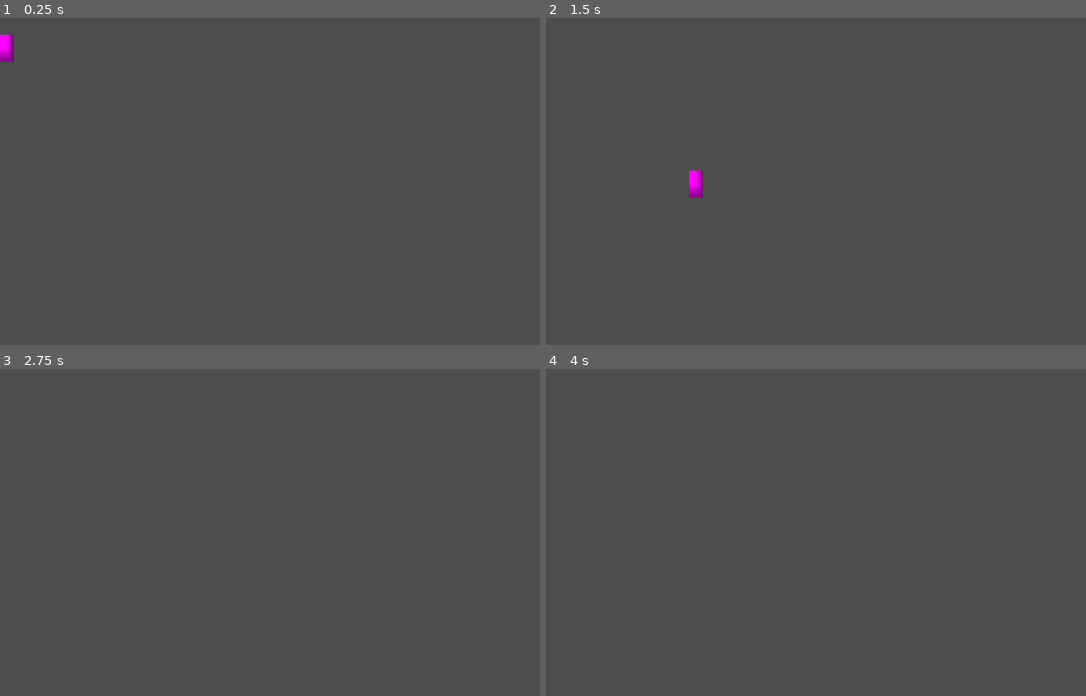
Above: before the commit, frames 1-4 (two rows, left to right).
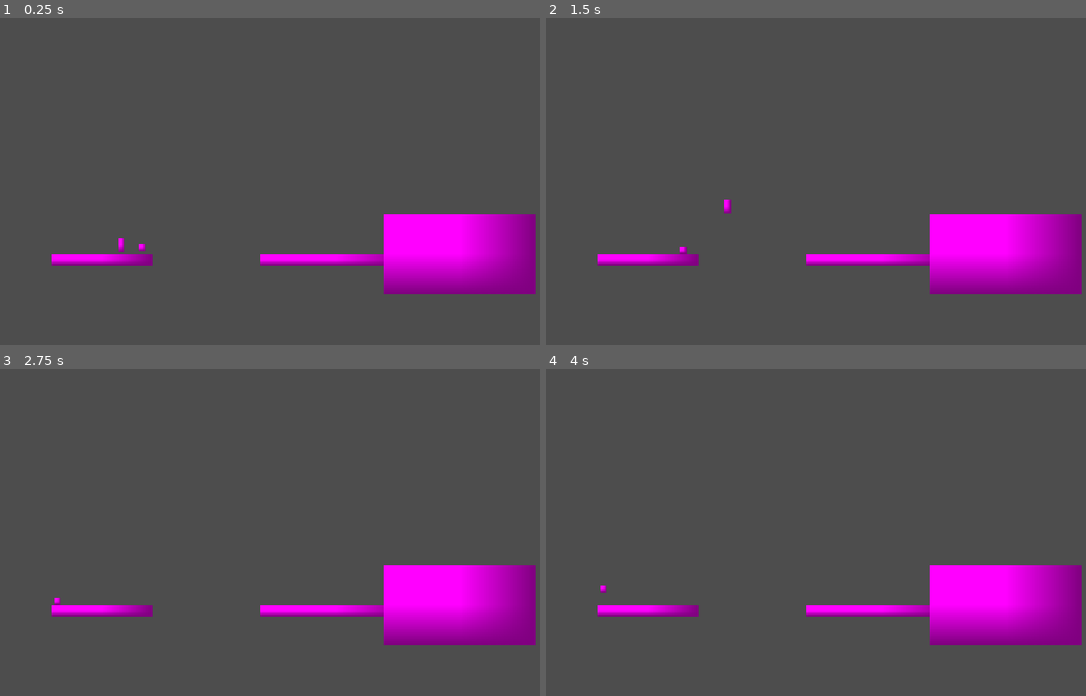
Above: after the commit, the same moments.

Repository: CapibaraEngineer/trabalho-ed-fisica
Game: Godot game, scene res://Cenas/main.tscn
Same seed, same stepped clock (60 frames per second), same inputs: the game is played once before the commit and once after it. Before the commit the project starts from res://Cenas/Player1.tscn.
Inputs:
- Up to frame 1 (0.25 s): no input
- Up to frame 2 (1.5 s): hold D (P1 direita) from 0.53 s (still down); tap Right (P2 direita) at 0.6 s; tap W (P1 pulo) at 0.77, 1.07 s; tap Left (P2 esquerda) at 0.8, 1.35 s
- Up to frame 3 (2.75 s): tap W (P1 pulo) at 1.52, 1.82 s; tap Space (P2 dash, bound only after the commit) at 1.55, 2.1 s; release D (P1 direita) at 2.03 s; hold A (P1 esquerda) from 2.03 s (still down); tap Shift (conectar corda, bound only after the commit) at 2.3 s
- Up to frame 4 (4 s): release A (P1 esquerda) at 2.78 s; hold D (P1 direita) from 2.78 s (still down); tap Shift (conectar corda, bound only after the commit) at 2.85 s; tap W (P1 pulo) at 3.02, 3.05, 3.32, 3.6, 3.77 s; tap Enter at 3.5 s; tap Up (P2 pulo) at 3.8 s

The runs differ from the first frame. In frame 1, 8.6% of the frame differs, in the area x 0-100%, y 5-85%; in frame 2, 8.7%, in the area x 9-100%, y 46-85%; in frame 3, 8.4%; in frame 4, 8.4%.

Commit message:
Coisas novas do richard Co-authored-by: RichardGSouza <RichardGSouza@github.com>

Diff:
--- a/Cenas/Player1.tscn
+++ b/Cenas/Player1.tscn
@@ -1,6 +1,6 @@
 [gd_scene format=3 uid="uid://d1qnkihm1p6hg"]
 
-[ext_resource type="Script" uid="uid://cvwh5wa51g4el" path="res://Cenas/Player_1.gd" id="1_f52cm"]
+[ext_resource type="Script" uid="uid://cvwh5wa51g4el" path="res://Script/Player_1.gd" id="1_f52cm"]
 
 [sub_resource type="RectangleShape2D" id="RectangleShape2D_cuq4w"]
 size = Vector2(27, 54)
@@ -16,6 +16,6 @@
 shape = SubResource("RectangleShape2D_cuq4w")
 
 [node name="Sprite2D" type="Sprite2D" parent="." unique_id=1575652046]
-position = Vector2(13, 27)
+position = Vector2(14, 27)
 scale = Vector2(27, 54)
 texture = SubResource("PlaceholderTexture2D_fqi0k")
--- /dev/null
+++ b/Cenas/corda.tscn
@@ -0,0 +1,11 @@
+[gd_scene format=3 uid="uid://bu7yxo5l0olrx"]
+
+[ext_resource type="Script" uid="uid://c3fpioiqq0b6c" path="res://Script/corda.gd" id="1_tqlyh"]
+
+[node name="Corda" type="Node2D" unique_id=694860497]
+script = ExtResource("1_tqlyh")
+
+[node name="Line2D" type="Line2D" parent="." unique_id=907960152]
+width = 5.0
+begin_cap_mode = 2
+end_cap_mode = 2
--- a/Cenas/main.tscn
+++ b/Cenas/main.tscn
@@ -3,13 +3,31 @@
 [ext_resource type="PackedScene" uid="uid://bx7f2f1crngwv" path="res://Cenas/chão.tscn" id="1_74bqr"]
 [ext_resource type="PackedScene" uid="uid://d1qnkihm1p6hg" path="res://Cenas/Player1.tscn" id="2_ruij7"]
 [ext_resource type="PackedScene" uid="uid://ckpwm8p2w4hfm" path="res://Cenas/player_2.tscn" id="3_ruij7"]
+[ext_resource type="Script" uid="uid://b37qyl8blbxa" path="res://Script/player_2.gd" id="4_ja1os"]
+[ext_resource type="PackedScene" uid="uid://bu7yxo5l0olrx" path="res://Cenas/corda.tscn" id="4_lb8y5"]
 
 [node name="Main" type="Node" unique_id=1911086733]
 
 [node name="Player1" parent="." unique_id=1248487080 instance=ExtResource("2_ruij7")]
+position = Vector2(-716, 437)
 
 [node name="Chão" parent="." unique_id=614955866 instance=ExtResource("1_74bqr")]
-position = Vector2(69, 210)
+position = Vector2(-844, 554)
+
+[node name="Chão2" parent="." unique_id=1185170381 instance=ExtResource("1_74bqr")]
+position = Vector2(50, 555)
+scale = Vector2(1.5, 1)
+
+[node name="Chão3" parent="." unique_id=885395907 instance=ExtResource("1_74bqr")]
+position = Vector2(541, 531)
+scale = Vector2(1.5, 7)
 
 [node name="Player2" parent="." unique_id=742366973 instance=ExtResource("3_ruij7")]
-position = Vector2(34, 37)
+position = Vector2(-639, 472)
+script = ExtResource("4_ja1os")
+
+[node name="Camera2D" type="Camera2D" parent="." unique_id=1769185961]
+position = Vector2(-31, 245)
+zoom = Vector2(0.5, 0.5)
+
+[node name="Corda" parent="." unique_id=694860497 instance=ExtResource("4_lb8y5")]
--- a/Cenas/player_2.tscn
+++ b/Cenas/player_2.tscn
@@ -1,6 +1,35 @@
 [gd_scene format=3 uid="uid://ckpwm8p2w4hfm"]
 
-[ext_resource type="Script" uid="uid://cj8prq6p37y4" path="res://Cenas/player_2.gd" id="1_r322i"]
+[sub_resource type="GDScript" id="GDScript_yil56"]
+script/source = "extends CharacterBody2D
+
+const GRAVITY = 980
+const SPEED = 300
+const JUMP_VELOCITY = -350
+const AIR_SPEED = 500
+var pulo_longo = false
+
+
+func _physics_process(delta: float) -> void:
+	var direction = Input.get_axis(\"P2 esquerda\", \"P2 direita\")
+	if is_on_floor():
+		velocity.x = direction * SPEED
+
+	if not is_on_floor():
+		velocity.y += GRAVITY * delta
+	if Input.is_action_just_pressed(\"P2 pulo\") and is_on_floor():
+		velocity.y = JUMP_VELOCITY
+		pulo_longo = true
+	if pulo_longo == true:
+		velocity.x = direction * AIR_SPEED
+	else:
+		velocity.x = direction * SPEED
+
+	move_and_slide()
+
+	if is_on_floor():
+		pulo_longo = false
+"
 
 [sub_resource type="PlaceholderTexture2D" id="PlaceholderTexture2D_74bqr"]
 
@@ -9,7 +38,7 @@
 
 [node name="Player2" type="CharacterBody2D" unique_id=742366973]
 collision_layer = 2
-script = ExtResource("1_r322i")
+script = SubResource("GDScript_yil56")
 
 [node name="Sprite2D" type="Sprite2D" parent="." unique_id=1041543593]
 position = Vector2(20, 1)
--- /dev/null
+++ b/Script/Player_1.gd
@@ -0,0 +1,22 @@
+extends CharacterBody2D
+
+const SPEED = 250
+const GRAVITY = 1000
+const JUMP_SPEED = -400
+var pulos = 0
+var forca_corda = Vector2.ZERO
+
+func _physics_process(delta: float) -> void:
+	var direction = Input.get_axis("P1 esquerda", "P1 direita")
+	velocity.x = direction * SPEED
+
+	if not is_on_floor():
+		velocity.y += GRAVITY * delta
+	if Input.is_action_just_pressed("P1 pulo") and pulos < 1:
+		pulos += 1
+		velocity.y = JUMP_SPEED
+	if is_on_floor():
+		pulos = 0
+
+	velocity += forca_corda
+	move_and_slide()
--- /dev/null
+++ b/Script/corda.gd
@@ -0,0 +1,39 @@
+extends Node2D
+
+@onready var player1 = get_node("../Player1")
+@onready var player2 = get_node("../Player2")
+@onready var linha = $Line2D
+
+var conectada = false
+var pode_conectar = false
+const forca_maxima = 80
+const distancia_corda = 400
+
+func _process(delta: float) -> void:
+	#input pra corda conectar
+	if conectada == false:
+		linha.hide()
+	else:
+		linha.clear_points()
+		linha.add_point(player1.global_position)
+		linha.add_point(player2.global_position)
+		linha.show()
+
+	var distance = player1.global_position.distance_to(player2.global_position)
+	if distance <= 200:
+		pode_conectar = true
+	else:
+		pode_conectar = false
+
+	if Input.is_action_just_pressed("conectar corda"):
+		if conectada:
+			conectada = false
+			player1.forca_corda = Vector2.ZERO
+			player2.forca_corda = Vector2.ZERO
+		elif pode_conectar:
+			conectada = true
+	#fisica da corda
+	if conectada == true and distance > distancia_corda:
+		var direcao = (player2.global_position - player1.global_position).normalized()
+		player1.forca_corda = direcao * forca_maxima
+		player2.forca_corda = (direcao * forca_maxima) *  -1
--- /dev/null
+++ b/Script/player_2.gd
@@ -0,0 +1,47 @@
+extends CharacterBody2D
+#MOVIMENTAÇÃO
+const GRAVITY = 1000
+const SPEED = 300
+const JUMP_VELOCITY = -350
+var forca_corda = Vector2.ZERO
+
+#especificações do dash
+const DASH_DURATION = 0.3
+const DASH_SPEED = 1000
+
+#controle da habilidade
+var pode_dar_dash = true
+var dash_timer = 0.0
+var direcao_atual = 0
+var estava_no_ar = false
+
+func _physics_process(delta: float) -> void:
+	#movimentaçao de um lado pro outro
+	var direction = Input.get_axis("P2 esquerda", "P2 direita")
+	if is_on_floor():
+		velocity.x = direction * SPEED
+
+	#pulo
+	if not is_on_floor():
+		estava_no_ar = true
+		velocity.y += GRAVITY * delta
+	if Input.is_action_just_pressed("P2 pulo") and is_on_floor():
+		velocity.y = JUMP_VELOCITY
+
+	# dash
+	if direction != 0:
+		direcao_atual = direction
+	if Input.is_action_just_pressed("P2 dash") and pode_dar_dash == true:
+		dash_timer = DASH_DURATION
+		pode_dar_dash = false
+	if dash_timer > 0.0:
+		velocity.x = DASH_SPEED * direcao_atual
+		dash_timer -= delta
+	else:
+		velocity.x = direction * SPEED
+
+	velocity += forca_corda
+	move_and_slide()
+	if estava_no_ar and is_on_floor():
+		estava_no_ar = false
+		pode_dar_dash = true
--- a/project.godot
+++ b/project.godot
@@ -11,7 +11,7 @@
 [application]
 
 config/name="Trabalho de educaçao fisica"
-run/main_scene="uid://d1qnkihm1p6hg"
+run/main_scene="uid://m44agtoymsj1"
 config/features=PackedStringArray("4.7", "GL Compatibility")
 config/icon="res://icon.svg"
 
@@ -52,6 +52,23 @@
 "events": [Object(InputEventKey,"resource_local_to_scene":false,"resource_name":"","device":-1,"window_id":0,"alt_press …(195 unchanged characters)…
 ]
 }
+"P2 dash"={
+"deadzone": 0.2,
+"events": [Object(InputEventKey,"resource_local_to_scene":false,"resource_name":"","device":-1,"window_id":0,"alt_pressed":false,"shift_pressed":false,"ctrl_pressed":false,"meta_pressed":false,"pressed":false,"keycode":0,"physical_keycode":32,"key_label":0,"unicode":32,"location":0,"echo":false,"script":null)
+]
+}
+"conectar corda"={
+"deadzone": 0.2,
+"events": [Object(InputEventKey,"resource_local_to_scene":false,"resource_name":"","device":-1,"window_id":0,"alt_pressed":false,"shift_pressed":false,"ctrl_pressed":false,"meta_pressed":false,"pressed":false,"keycode":0,"physical_keycode":4194325,"key_label":0,"unicode":0,"location":0,"echo":false,"script":null)
+, Object(InputEventKey,"resource_local_to_scene":false,"resource_name":"","device":-1,"window_id":0,"alt_pressed":false,"shift_pressed":false,"ctrl_pressed":false,"meta_pressed":false,"pressed":false,"keycode":0,"physical_keycode":4194325,"key_label":0,"unicode":0,"location":0,"echo":false,"script":null)
+]
+}
+"puxar corda"={
+"deadzone": 0.2,
+"events": [Object(InputEventKey,"resource_local_to_scene":false,"resource_name":"","device":-1,"window_id":0,"alt_pressed":false,"shift_pressed":false,"ctrl_pressed":false,"meta_pressed":false,"pressed":false,"keycode":0,"physical_keycode":4194326,"key_label":0,"unicode":0,"location":0,"echo":false,"script":null)
+, Object(InputEventKey,"resource_local_to_scene":false,"resource_name":"","device":-1,"window_id":0,"alt_pressed":false,"shift_pressed":false,"ctrl_pressed":false,"meta_pressed":false,"pressed":false,"keycode":0,"physical_keycode":4194326,"key_label":0,"unicode":0,"location":0,"echo":false,"script":null)
+]
+}
 
 [physics]
 
Not shown, added: Script/Player_1.gd.uid
Not shown, added: Script/corda.gd.uid
Not shown, added: Script/player_2.gd.uid
Not shown, added: export_presets.cfg
Not shown, added: teste/Trabalho de educaçao fisica.console.exe
Not shown, added: teste/Trabalho de educaçao fisica.exe
Not shown, added: teste/Trabalho de educaçao fisica.pck
